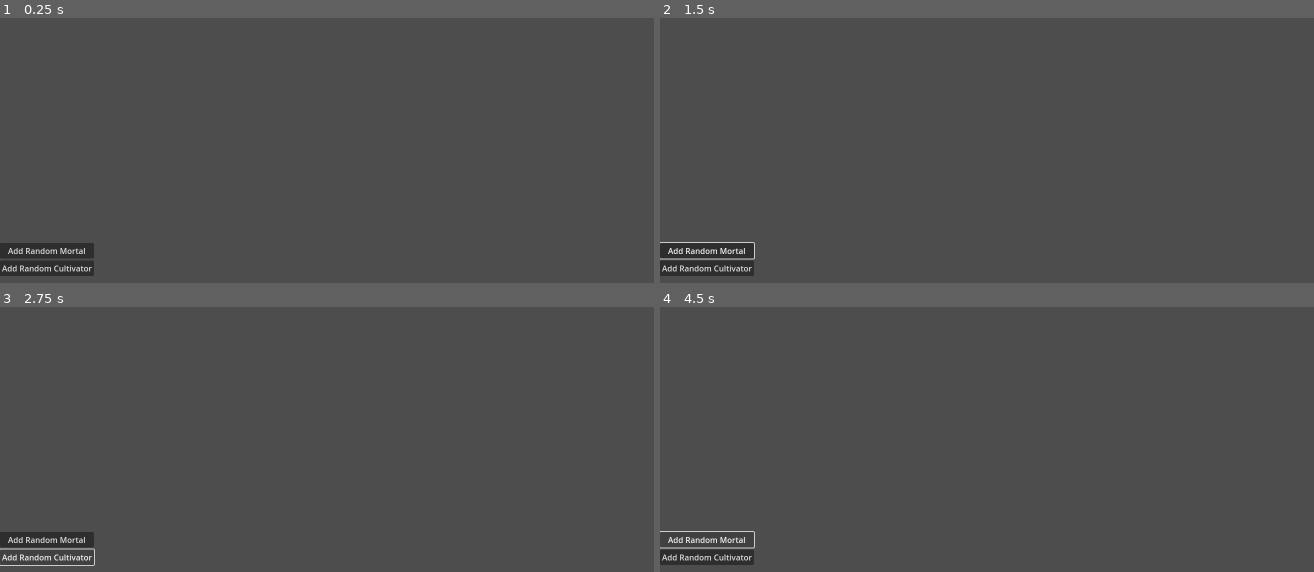
Above: before the commit, frames 1-4 (two rows, left to right).
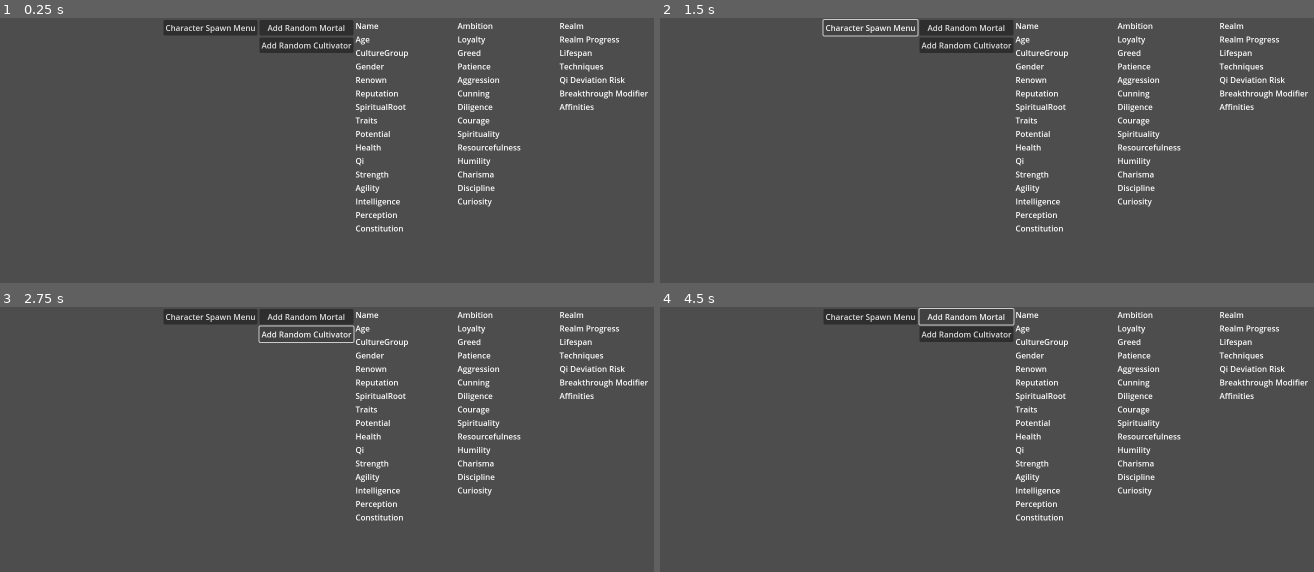
Above: after the commit, the same moments.

Repository: Chthonic-Studio/the_sect_master
Game: Godot game, scene res://Scenes/main.tscn
Same seed, same stepped clock (60 frames per second), same inputs: the game is played once before the commit and once after it.
Inputs (mouse positions are in pixels of both pictures, inside the frame that each line leads up to):
- Up to frame 1 (0.25 s): no input
- Up to frame 2 (1.5 s): click "Add Random Mortal" at 0.5 s; click (869, 28) at 1.25 s, where only the run after the commit has a clickable "Character Spawn Menu"
- Up to frame 3 (2.75 s): click "Add Random Cultivator" at 2 s
- Up to frame 4 (4.5 s): click "Add Random Mortal" at 2.75 s; click "Add Random Cultivator" at 3.5 s; click "Add Random Mortal" at 4.25 s

The runs differ from the first frame. In frame 1, 6.8% of the frame differs, in the area x 0-100%, y 0-98%; in frame 2, 6.6%; in frame 3, 6.1%; in frame 4, 6.0%.

Commit message:
Debugging character creation

Diff:
--- a/Resources/Characters/CultivatorResource.gd
+++ b/Resources/Characters/CultivatorResource.gd
@@ -10,8 +10,7 @@
 # --- Cultivation State ---
 @export_category("Cultivation State")
 @export var cultivation_realm: Definitions.CultivationRealm = Definitions.CultivationRealm.QI_GATHERING
-@export_range(0, 100, 1)
-var realm_progress: int = 0 # Progress to next realm (0-100, or larger if you want)
+@export_range(0, 100, 1) var realm_progress: int = 0 # Progress to next realm (0-100, or larger if you want)
 @export var lifespan: int = 0
 
 # --- Techniques & Skills ---
@@ -23,7 +22,7 @@
 @export_range(0, 100, 1)
 var qi_deviation_risk: int = 0
 @export_range(0, 100, 1)
-var breakthrough_failure_chance: int = 0
+var breakthrough_modifier: int = 0
 
 # --- Elemental/Other Affinities ---
 @export_category("Affinities")
@@ -33,7 +32,7 @@
 func clamp_cultivation_stats() -> void:
 	realm_progress = clamp(realm_progress, 0, 100)
 	qi_deviation_risk = clamp(qi_deviation_risk, 0, 100)
-	breakthrough_failure_chance = clamp(breakthrough_failure_chance, 0, 100)
+	breakthrough_modifier = clamp(breakthrough_modifier, 0, 100)
 	# For elemental_affinity, optionally clamp values 0-100 for all
 
 # Override get_summary() for cultivators
@@ -44,7 +43,7 @@
 		realm_progress,
 		lifespan,
 		qi_deviation_risk,
-		breakthrough_failure_chance
+		breakthrough_modifier
 	]
 
 # --- How & Where to Use ---
--- a/Scenes/main.tscn
+++ b/Scenes/main.tscn
@@ -12,6 +12,4 @@
 offset_bottom = 900.0
 grow_horizontal = 1
 grow_vertical = 1
-size_flags_horizontal = 3
-size_flags_vertical = 3
 metadata/_edit_use_anchors_ = true
--- a/Scenes/main_ui.tscn
+++ b/Scenes/main_ui.tscn
@@ -18,33 +18,206 @@
 custom_minimum_size = Vector2(300, 450)
 layout_mode = 1
 anchors_preset = -1
-anchor_top = 0.5
-anchor_right = 0.469375
-anchor_bottom = 1.0
+anchor_left = 0.204375
+anchor_top = 0.00444444
+anchor_right = 0.824375
+anchor_bottom = 0.504444
 grow_vertical = 0
 script = ExtResource("1_gmh8u")
 metadata/_edit_use_anchors_ = true
 
-[node name="VBoxContainer" type="VBoxContainer" parent="DebugMenu"]
+[node name="DebugHbox" type="HBoxContainer" parent="DebugMenu"]
+layout_mode = 2
+size_flags_horizontal = 8
+
+[node name="DebugMenuSelection" type="VBoxContainer" parent="DebugMenu/DebugHbox"]
+layout_mode = 2
+
+[node name="Button" type="Button" parent="DebugMenu/DebugHbox/DebugMenuSelection"]
+layout_mode = 2
+text = "Character Spawn Menu"
+
+[node name="CharSpawnDebug" type="HBoxContainer" parent="DebugMenu/DebugHbox"]
+layout_mode = 2
+
+[node name="VBoxContainer" type="VBoxContainer" parent="DebugMenu/DebugHbox/CharSpawnDebug"]
 layout_mode = 2
 size_flags_horizontal = 0
 
-[node name="AddMortal" type="Button" parent="DebugMenu/VBoxContainer"]
+[node name="AddMortal" type="Button" parent="DebugMenu/DebugHbox/CharSpawnDebug/VBoxContainer"]
 layout_mode = 2
 theme = SubResource("Theme_rvjxe")
 text = "Add Random Mortal"
 
-[node name="AddCultivator" type="Button" parent="DebugMenu/VBoxContainer"]
+[node name="AddCultivator" type="Button" parent="DebugMenu/DebugHbox/CharSpawnDebug/VBoxContainer"]
 layout_mode = 2
 theme = SubResource("Theme_rvjxe")
 text = "Add Random Cultivator"
 
-[node name="VBoxContainer2" type="VBoxContainer" parent="DebugMenu"]
-layout_mode = 2
-size_flags_horizontal = 8
-
-[node name="Label" type="Label" parent="DebugMenu/VBoxContainer2"]
-layout_mode = 2
-
-[connection signal="pressed" from="DebugMenu/VBoxContainer/AddMortal" to="DebugMenu" method="_on_spawn_mortal_pressed"]
-[connection signal="pressed" from="DebugMenu/VBoxContainer/AddCultivator" to="DebugMenu" method="_on_spawn_cultivator_pressed"]
+[node name="VBoxContainer2" type="VBoxContainer" parent="DebugMenu/DebugHbox/CharSpawnDebug"]
+custom_minimum_size = Vector2(200, 0)
+layout_mode = 2
+size_flags_horizontal = 8
+
+[node name="Name" type="Label" parent="DebugMenu/DebugHbox/CharSpawnDebug/VBoxContainer2"]
+layout_mode = 2
+text = "Name"
+
+[node name="Age" type="Label" parent="DebugMenu/DebugHbox/CharSpawnDebug/VBoxContainer2"]
+layout_mode = 2
+text = "Age"
+
+[node name="CultureGroup" type="Label" parent="DebugMenu/DebugHbox/CharSpawnDebug/VBoxContainer2"]
+layout_mode = 2
+text = "CultureGroup"
+
+[node name="Gender" type="Label" parent="DebugMenu/DebugHbox/CharSpawnDebug/VBoxContainer2"]
+layout_mode = 2
+text = "Gender"
+
+[node name="Renown" type="Label" parent="DebugMenu/DebugHbox/CharSpawnDebug/VBoxContainer2"]
+layout_mode = 2
+text = "Renown"
+
+[node name="Reputation" type="Label" parent="DebugMenu/DebugHbox/CharSpawnDebug/VBoxContainer2"]
+layout_mode = 2
+text = "Reputation"
+
+[node name="SpiritualRoot" type="Label" parent="DebugMenu/DebugHbox/CharSpawnDebug/VBoxContainer2"]
+layout_mode = 2
+text = "SpiritualRoot"
+
+[node name="Traits" type="Label" parent="DebugMenu/DebugHbox/CharSpawnDebug/VBoxContainer2"]
+layout_mode = 2
+text = "Traits"
+
+[node name="Potential" type="Label" parent="DebugMenu/DebugHbox/CharSpawnDebug/VBoxContainer2"]
+layout_mode = 2
+text = "Potential"
+
+[node name="Health" type="Label" parent="DebugMenu/DebugHbox/CharSpawnDebug/VBoxContainer2"]
+layout_mode = 2
+text = "Health"
+
+[node name="Qi" type="Label" parent="DebugMenu/DebugHbox/CharSpawnDebug/VBoxContainer2"]
+layout_mode = 2
+text = "Qi"
+
+[node name="Strength" type="Label" parent="DebugMenu/DebugHbox/CharSpawnDebug/VBoxContainer2"]
+layout_mode = 2
+text = "Strength"
+
+[node name="Agility" type="Label" parent="DebugMenu/DebugHbox/CharSpawnDebug/VBoxContainer2"]
+layout_mode = 2
+text = "Agility"
+
+[node name="Intelligence" type="Label" parent="DebugMenu/DebugHbox/CharSpawnDebug/VBoxContainer2"]
+layout_mode = 2
+text = "Intelligence"
+
+[node name="Perception" type="Label" parent="DebugMenu/DebugHbox/CharSpawnDebug/VBoxContainer2"]
+layout_mode = 2
+text = "Perception"
+
+[node name="Constitution" type="Label" parent="DebugMenu/DebugHbox/CharSpawnDebug/VBoxContainer2"]
+layout_mode = 2
+text = "Constitution"
+
+[node name="VBoxContainer3" type="VBoxContainer" parent="DebugMenu/DebugHbox/CharSpawnDebug"]
+custom_minimum_size = Vector2(200, 0)
+layout_mode = 2
+size_flags_horizontal = 8
+
+[node name="Ambition" type="Label" parent="DebugMenu/DebugHbox/CharSpawnDebug/VBoxContainer3"]
+layout_mode = 2
+text = "Ambition"
+
+[node name="Loyalty" type="Label" parent="DebugMenu/DebugHbox/CharSpawnDebug/VBoxContainer3"]
+layout_mode = 2
+text = "Loyalty"
+
+[node name="Greed" type="Label" parent="DebugMenu/DebugHbox/CharSpawnDebug/VBoxContainer3"]
+layout_mode = 2
+text = "Greed"
+
+[node name="Patience" type="Label" parent="DebugMenu/DebugHbox/CharSpawnDebug/VBoxContainer3"]
+layout_mode = 2
+text = "Patience"
+
+[node name="Aggression" type="Label" parent="DebugMenu/DebugHbox/CharSpawnDebug/VBoxContainer3"]
+layout_mode = 2
+text = "Aggression"
+
+[node name="Cunning" type="Label" parent="DebugMenu/DebugHbox/CharSpawnDebug/VBoxContainer3"]
+layout_mode = 2
+text = "Cunning"
+
+[node name="Diligence" type="Label" parent="DebugMenu/DebugHbox/CharSpawnDebug/VBoxContainer3"]
+layout_mode = 2
+text = "Diligence"
+
+[node name="Courage" type="Label" parent="DebugMenu/DebugHbox/CharSpawnDebug/VBoxContainer3"]
+layout_mode = 2
+text = "Courage"
+
+[node name="Spirituality" type="Label" parent="DebugMenu/DebugHbox/CharSpawnDebug/VBoxContainer3"]
+layout_mode = 2
+text = "Spirituality"
+
+[node name="Resourcefulness" type="Label" parent="DebugMenu/DebugHbox/CharSpawnDebug/VBoxContainer3"]
+layout_mode = 2
+text = "Resourcefulness"
+
+[node name="Humility" type="Label" parent="DebugMenu/DebugHbox/CharSpawnDebug/VBoxContainer3"]
+layout_mode = 2
+text = "Humility"
+
+[node name="Charisma" type="Label" parent="DebugMenu/DebugHbox/CharSpawnDebug/VBoxContainer3"]
+layout_mode = 2
+text = "Charisma"
+
+[node name="Discipline" type="Label" parent="DebugMenu/DebugHbox/CharSpawnDebug/VBoxContainer3"]
+layout_mode = 2
+text = "Discipline"
+
+[node name="Curiosity" type="Label" parent="DebugMenu/DebugHbox/CharSpawnDebug/VBoxContainer3"]
+layout_mode = 2
+text = "Curiosity"
+
+[node name="VBoxContainer4" type="VBoxContainer" parent="DebugMenu/DebugHbox/CharSpawnDebug"]
+custom_minimum_size = Vector2(200, 0)
+layout_mode = 2
+size_flags_horizontal = 8
+
+[node name="Realm" type="Label" parent="DebugMenu/DebugHbox/CharSpawnDebug/VBoxContainer4"]
+layout_mode = 2
+text = "Realm"
+
+[node name="RealmProgress" type="Label" parent="DebugMenu/DebugHbox/CharSpawnDebug/VBoxContainer4"]
+layout_mode = 2
+text = "Realm Progress"
+
+[node name="Lifespan" type="Label" parent="DebugMenu/DebugHbox/CharSpawnDebug/VBoxContainer4"]
+layout_mode = 2
+text = "Lifespan"
+
+[node name="Techniques" type="Label" parent="DebugMenu/DebugHbox/CharSpawnDebug/VBoxContainer4"]
+layout_mode = 2
+text = "Techniques"
+
+[node name="QiDeviationRisk" type="Label" parent="DebugMenu/DebugHbox/CharSpawnDebug/VBoxContainer4"]
+layout_mode = 2
+text = "Qi Deviation Risk"
+
+[node name="BreakthroughModifier" type="Label" parent="DebugMenu/DebugHbox/CharSpawnDebug/VBoxContainer4"]
+layout_mode = 2
+text = "Breakthrough Modifier"
+
+[node name="Affinities" type="Label" parent="DebugMenu/DebugHbox/CharSpawnDebug/VBoxContainer4"]
+custom_minimum_size = Vector2(200, 0)
+layout_mode = 2
+text = "Affinities"
+autowrap_mode = 3
+
+[connection signal="pressed" from="DebugMenu/DebugHbox/CharSpawnDebug/VBoxContainer/AddMortal" to="DebugMenu" method="_on_spawn_mortal_pressed"]
+[connection signal="pressed" from="DebugMenu/DebugHbox/CharSpawnDebug/VBoxContainer/AddCultivator" to="DebugMenu" method="_on_spawn_cultivator_pressed"]
--- /dev/null
+++ b/UI/Debug/debug_menu.tscn
@@ -0,0 +1,212 @@
+[gd_scene load_steps=3 format=3 uid="uid://cqxyblypix0tk"]
+
+[ext_resource type="Script" uid="uid://botlytmuf60df" path="res://Scripts/System/MainDebugMenu.gd" id="1_sd70c"]
+
+[sub_resource type="Theme" id="Theme_rvjxe"]
+
+[node name="DebugMenu" type="MarginContainer"]
+custom_minimum_size = Vector2(300, 450)
+anchors_preset = -1
+anchor_left = 0.204375
+anchor_top = 0.00444444
+anchor_right = 0.824375
+anchor_bottom = 0.504444
+grow_vertical = 0
+script = ExtResource("1_sd70c")
+metadata/_edit_use_anchors_ = true
+
+[node name="DebugHbox" type="HBoxContainer" parent="."]
+layout_mode = 2
+size_flags_horizontal = 8
+
+[node name="DebugMenuSelection" type="VBoxContainer" parent="DebugHbox"]
+layout_mode = 2
+
+[node name="Button" type="Button" parent="DebugHbox/DebugMenuSelection"]
+layout_mode = 2
+text = "Character Spawn Menu"
+
+[node name="CharSpawnDebug" type="HBoxContainer" parent="DebugHbox"]
+layout_mode = 2
+
+[node name="VBoxContainer" type="VBoxContainer" parent="DebugHbox/CharSpawnDebug"]
+layout_mode = 2
+size_flags_horizontal = 0
+
+[node name="AddMortal" type="Button" parent="DebugHbox/CharSpawnDebug/VBoxContainer"]
+layout_mode = 2
+theme = SubResource("Theme_rvjxe")
+text = "Add Random Mortal"
+
+[node name="AddCultivator" type="Button" parent="DebugHbox/CharSpawnDebug/VBoxContainer"]
+layout_mode = 2
+theme = SubResource("Theme_rvjxe")
+text = "Add Random Cultivator"
+
+[node name="VBoxContainer2" type="VBoxContainer" parent="DebugHbox/CharSpawnDebug"]
+custom_minimum_size = Vector2(200, 0)
+layout_mode = 2
+size_flags_horizontal = 8
+
+[node name="Name" type="Label" parent="DebugHbox/CharSpawnDebug/VBoxContainer2"]
+layout_mode = 2
+text = "Name"
+
+[node name="Age" type="Label" parent="DebugHbox/CharSpawnDebug/VBoxContainer2"]
+layout_mode = 2
+text = "Age"
+
+[node name="CultureGroup" type="Label" parent="DebugHbox/CharSpawnDebug/VBoxContainer2"]
+layout_mode = 2
+text = "CultureGroup"
+
+[node name="Gender" type="Label" parent="DebugHbox/CharSpawnDebug/VBoxContainer2"]
+layout_mode = 2
+text = "Gender"
+
+[node name="Renown" type="Label" parent="DebugHbox/CharSpawnDebug/VBoxContainer2"]
+layout_mode = 2
+text = "Renown"
+
+[node name="Reputation" type="Label" parent="DebugHbox/CharSpawnDebug/VBoxContainer2"]
+layout_mode = 2
+text = "Reputation"
+
+[node name="SpiritualRoot" type="Label" parent="DebugHbox/CharSpawnDebug/VBoxContainer2"]
+layout_mode = 2
+text = "SpiritualRoot"
+
+[node name="Traits" type="Label" parent="DebugHbox/CharSpawnDebug/VBoxContainer2"]
+layout_mode = 2
+text = "Traits"
+
+[node name="Potential" type="Label" parent="DebugHbox/CharSpawnDebug/VBoxContainer2"]
+layout_mode = 2
+text = "Potential"
+
+[node name="Health" type="Label" parent="DebugHbox/CharSpawnDebug/VBoxContainer2"]
+layout_mode = 2
+text = "Health"
+
+[node name="Qi" type="Label" parent="DebugHbox/CharSpawnDebug/VBoxContainer2"]
+layout_mode = 2
+text = "Qi"
+
+[node name="Strength" type="Label" parent="DebugHbox/CharSpawnDebug/VBoxContainer2"]
+layout_mode = 2
+text = "Strength"
+
+[node name="Agility" type="Label" parent="DebugHbox/CharSpawnDebug/VBoxContainer2"]
+layout_mode = 2
+text = "Agility"
+
+[node name="Intelligence" type="Label" parent="DebugHbox/CharSpawnDebug/VBoxContainer2"]
+layout_mode = 2
+text = "Intelligence"
+
+[node name="Perception" type="Label" parent="DebugHbox/CharSpawnDebug/VBoxContainer2"]
+layout_mode = 2
+text = "Perception"
+
+[node name="Constitution" type="Label" parent="DebugHbox/CharSpawnDebug/VBoxContainer2"]
+layout_mode = 2
+text = "Constitution"
+
+[node name="VBoxContainer3" type="VBoxContainer" parent="DebugHbox/CharSpawnDebug"]
+custom_minimum_size = Vector2(200, 0)
+layout_mode = 2
+size_flags_horizontal = 8
+
+[node name="Ambition" type="Label" parent="DebugHbox/CharSpawnDebug/VBoxContainer3"]
+layout_mode = 2
+text = "Ambition"
+
+[node name="Loyalty" type="Label" parent="DebugHbox/CharSpawnDebug/VBoxContainer3"]
+layout_mode = 2
+text = "Loyalty"
+
+[node name="Greed" type="Label" parent="DebugHbox/CharSpawnDebug/VBoxContainer3"]
+layout_mode = 2
+text = "Greed"
+
+[node name="Patience" type="Label" parent="DebugHbox/CharSpawnDebug/VBoxContainer3"]
+layout_mode = 2
+text = "Patience"
+
+[node name="Aggression" type="Label" parent="DebugHbox/CharSpawnDebug/VBoxContainer3"]
+layout_mode = 2
+text = "Aggression"
+
+[node name="Cunning" type="Label" parent="DebugHbox/CharSpawnDebug/VBoxContainer3"]
+layout_mode = 2
+text = "Cunning"
+
+[node name="Diligence" type="Label" parent="DebugHbox/CharSpawnDebug/VBoxContainer3"]
+layout_mode = 2
+text = "Diligence"
+
+[node name="Courage" type="Label" parent="DebugHbox/CharSpawnDebug/VBoxContainer3"]
+layout_mode = 2
+text = "Courage"
+
+[node name="Spirituality" type="Label" parent="DebugHbox/CharSpawnDebug/VBoxContainer3"]
+layout_mode = 2
+text = "Spirituality"
+
+[node name="Resourcefulness" type="Label" parent="DebugHbox/CharSpawnDebug/VBoxContainer3"]
+layout_mode = 2
+text = "Resourcefulness"
+
+[node name="Humility" type="Label" parent="DebugHbox/CharSpawnDebug/VBoxContainer3"]
+layout_mode = 2
+text = "Humility"
+
+[node name="Charisma" type="Label" parent="DebugHbox/CharSpawnDebug/VBoxContainer3"]
+layout_mode = 2
+text = "Charisma"
+
+[node name="Discipline" type="Label" parent="DebugHbox/CharSpawnDebug/VBoxContainer3"]
+layout_mode = 2
+text = "Discipline"
+
+[node name="Curiosity" type="Label" parent="DebugHbox/CharSpawnDebug/VBoxContainer3"]
+layout_mode = 2
+text = "Curiosity"
+
+[node name="VBoxContainer4" type="VBoxContainer" parent="DebugHbox/CharSpawnDebug"]
+custom_minimum_size = Vector2(200, 0)
+layout_mode = 2
+size_flags_horizontal = 8
+
+[node name="Realm" type="Label" parent="DebugHbox/CharSpawnDebug/VBoxContainer4"]
+layout_mode = 2
+text = "Realm"
+
+[node name="RealmProgress" type="Label" parent="DebugHbox/CharSpawnDebug/VBoxContainer4"]
+layout_mode = 2
+text = "Realm Progress"
+
+[node name="Lifespan" type="Label" parent="DebugHbox/CharSpawnDebug/VBoxContainer4"]
+layout_mode = 2
+text = "Lifespan"
+
+[node name="Techniques" type="Label" parent="DebugHbox/CharSpawnDebug/VBoxContainer4"]
+layout_mode = 2
+text = "Techniques"
+
+[node name="QiDeviationRisk" type="Label" parent="DebugHbox/CharSpawnDebug/VBoxContainer4"]
+layout_mode = 2
+text = "Qi Deviation Risk"
+
+[node name="BreakthroughModifier" type="Label" parent="DebugHbox/CharSpawnDebug/VBoxContainer4"]
+layout_mode = 2
+text = "Breakthrough Modifier"
+
+[node name="Affinities" type="Label" parent="DebugHbox/CharSpawnDebug/VBoxContainer4"]
+custom_minimum_size = Vector2(200, 0)
+layout_mode = 2
+text = "Affinities"
+autowrap_mode = 3
+
+[connection signal="pressed" from="DebugHbox/CharSpawnDebug/VBoxContainer/AddMortal" to="." method="_on_spawn_mortal_pressed"]
+[connection signal="pressed" from="DebugHbox/CharSpawnDebug/VBoxContainer/AddCultivator" to="." method="_on_spawn_cultivator_pressed"]
